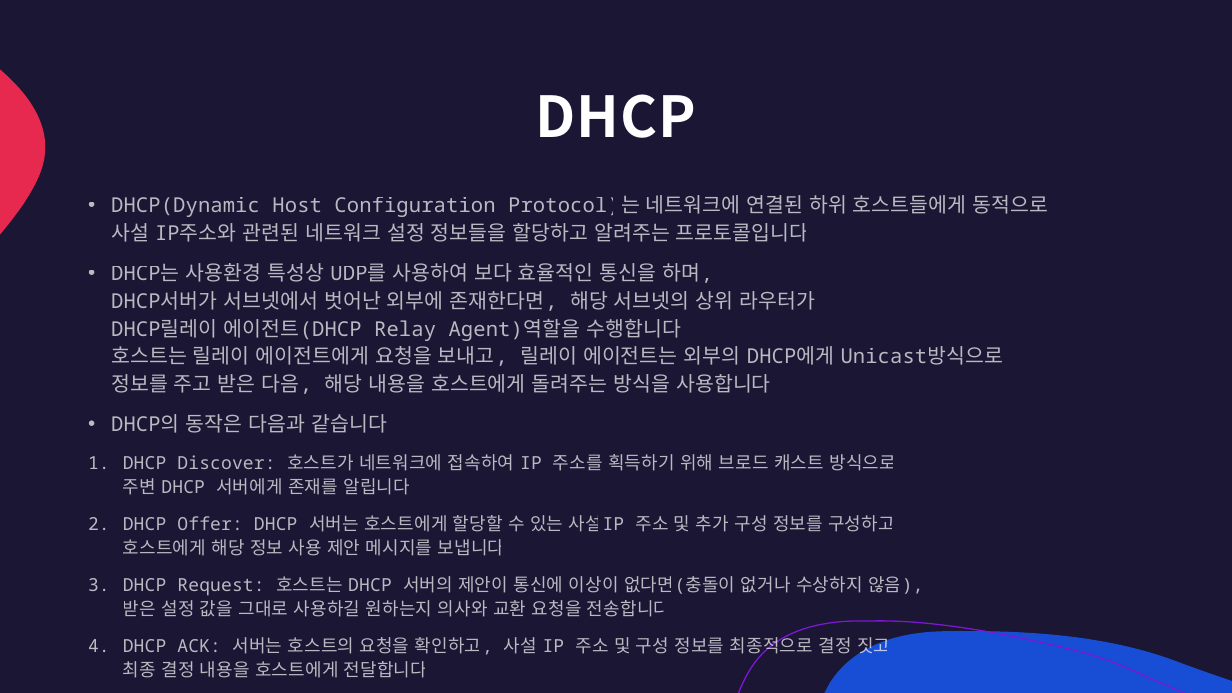
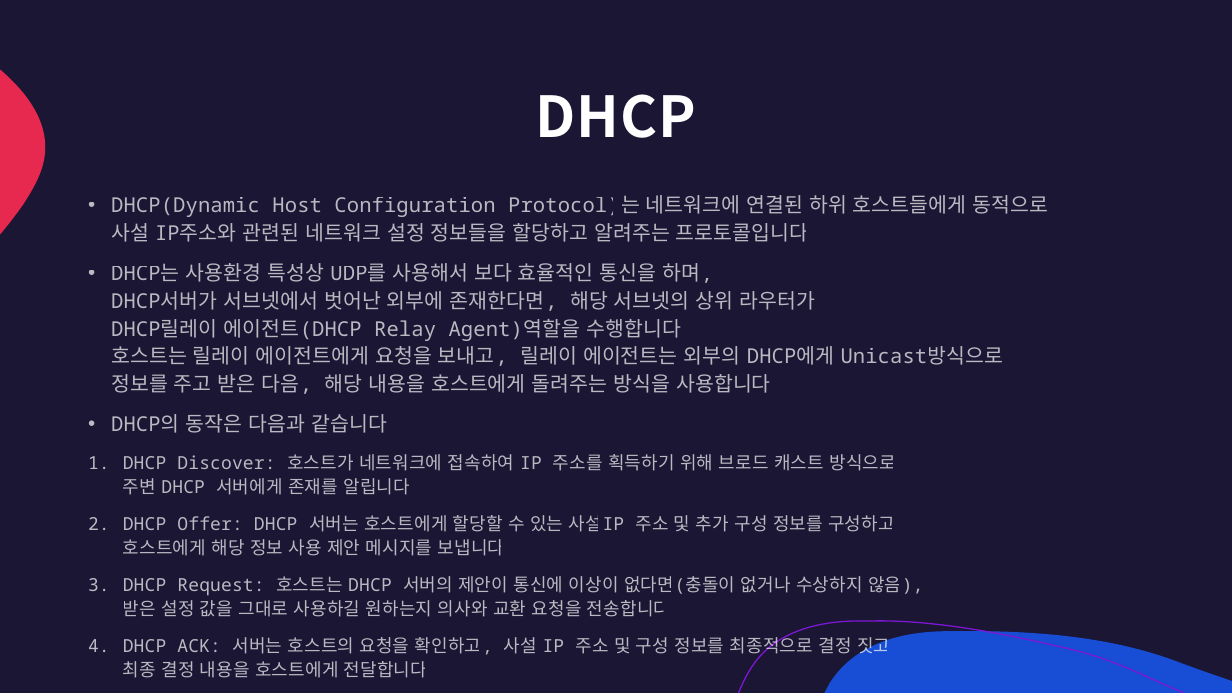
Before and after one commit to lumen4723/2024_network, a slide deck: slide 7 of 3.pptx. Drawn at 1232x693 pixels with LibreOffice and Linux fonts; fonts in the diff are those of the drawing. Boxes give left, top, right and bottom in pixels: in the first picture for what was removed or moved away, otherwise in the second. Text is boxed around its words. In the diff, an @@ line names an element or a change of style, - is before the commit and + after.

```diff
--- a/3.pptx
+++ b/3.pptx
@@ text at [111, 263, 1004, 394]: text changed @@
-• DHCP는 사용환경 특성상 UDP를 사용하여 보다 효율적인 통신을 하며,
-  DHCP서버가 서브넷에서 벗어난 외부에 존재한다면, 해당 서브넷의 상위 라우터가
-  DHCP릴레이 에이전트(DHCP Relay Agent)역할을 수행합니다
-  호스트는 릴레이 에이전트에게 요청을 보내고, 릴레이 에이전트는 외부의 DHCP에게 Unicast방식으로
-  정보를 주고 받은 다음, 해당 내용을 호스트에게 돌려주는 방식을 사용합니다
+• DHCP는 사용환경 특성상 UDP를 사용해서 보다 효율적인 통신을 하며,
+  DHCP서버가 서브넷에서 벗어난 외부에 존재한다면, 해당 서브넷의 상위 라우터가
+  DHCP릴레이 에이전트(DHCP Relay Agent)역할을 수행합니다
+  호스트는 릴레이 에이전트에게 요청을 보내고, 릴레이 에이전트는 외부의 DHCP에게 Unicast방식으로
+  정보를 주고 받은 다음, 해당 내용을 호스트에게 돌려주는 방식을 사용합니다
```
Also in this commit, not shown: 10 other slides changed, 8 slides added, 10 slides removed, 1 other file.
